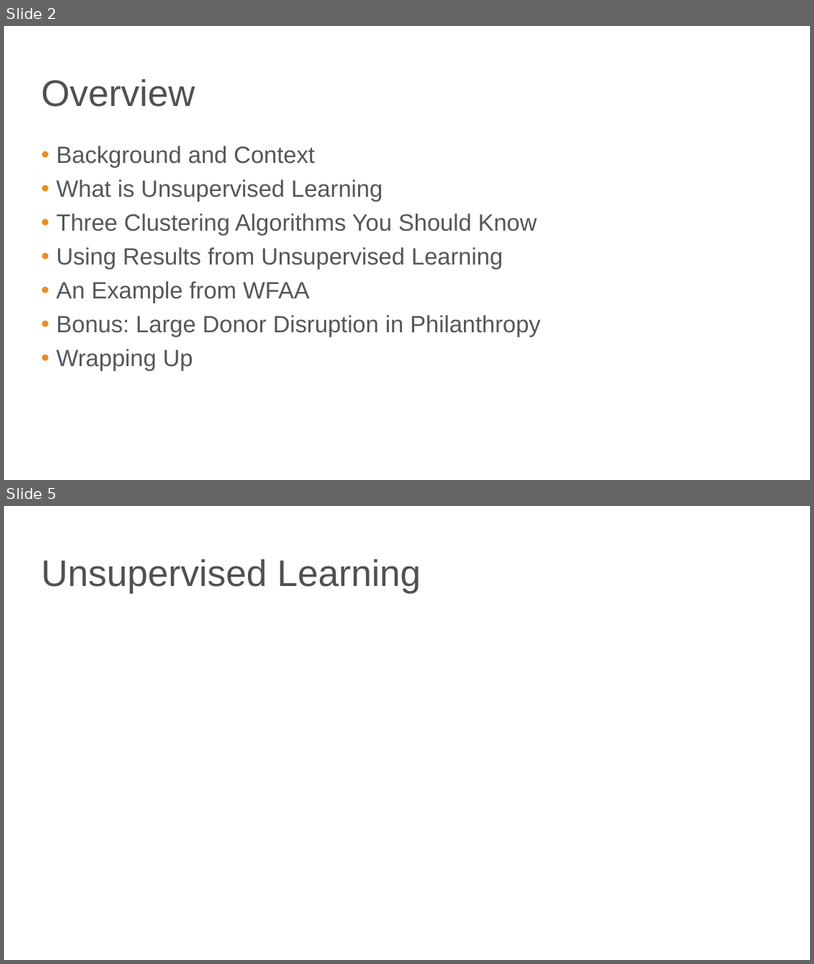
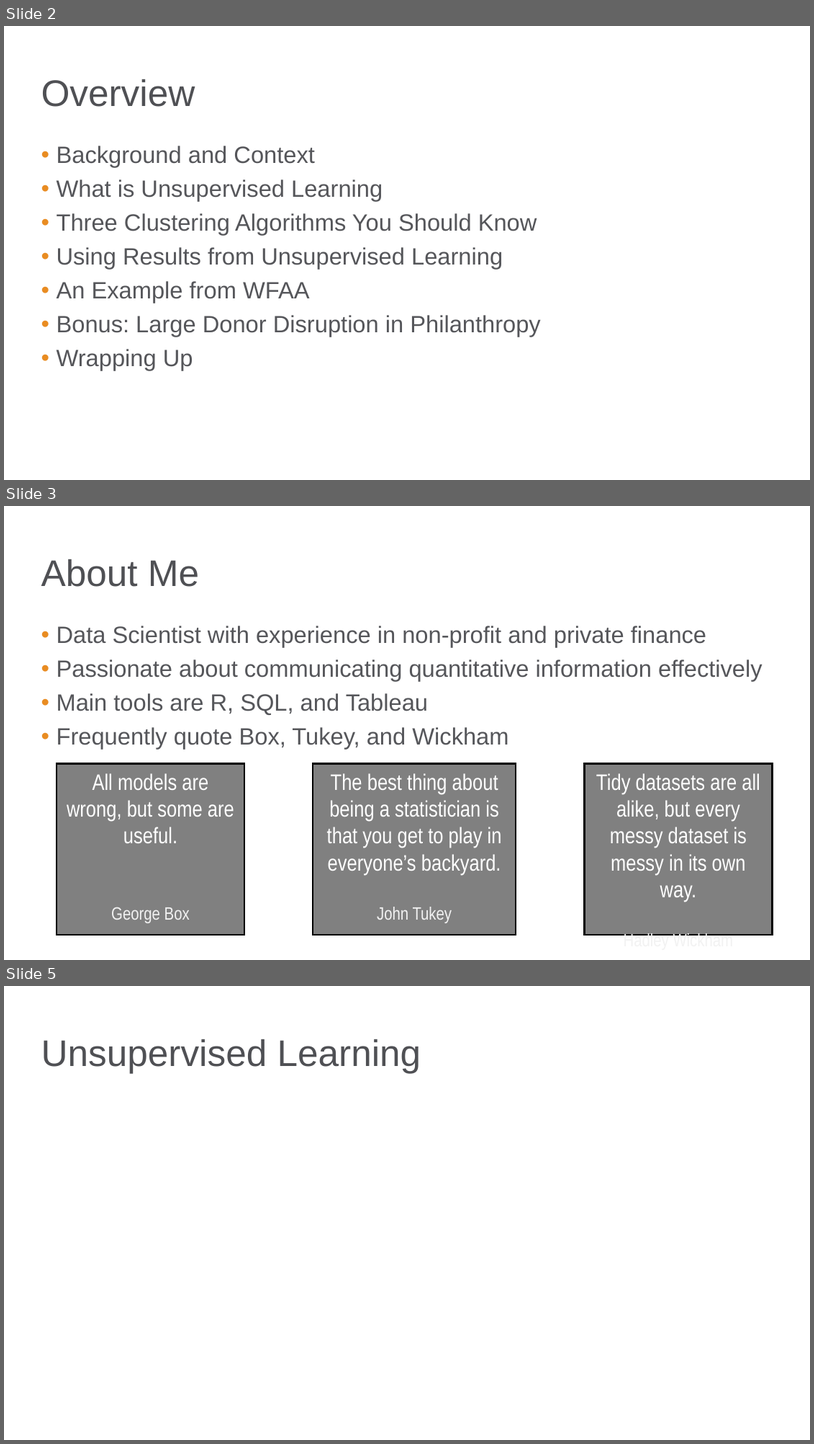
Before and after one commit to bgstieber/APRA-PD-DAS-2019, a slide deck: Generating Insights from Clustering Large Donors - BStieber APRA DAS19.pptx. Shown one above the other, each under a label of ours: slides 2 and 5 before the commit, slides 2, 3 and 5 after it; the slides between them are not shown. The pictures are 814x964 and 814x1444 pixels, drawn with LibreOffice and Linux fonts; fonts in the diff are those of the drawing; background and template pictures are left out. Boxes give left, top, right and bottom in pixels: in the first picture for what was removed or moved away, otherwise in the second. Text is boxed around its words. In the diff, an @@ line names an element or a change of style, - is before the commit and + after.

```diff
--- a/Generating Insights from Clustering Large Donors - BStieber APRA DAS19.pptx
+++ b/Generating Insights from Clustering Large Donors - BStieber APRA DAS19.pptx
@@ slide 3 added at bbox=[4, 506, 810, 960], background picture (left out) @@
@@ title added at bbox=[41, 559, 199, 587], 33 pt, text #4F5054 @@
+About Me
@@ text added at bbox=[57, 626, 763, 749], 21 pt, text #55565A @@
+• Data Scientist with experience in non-profit and private finance
+• Passionate about communicating quantitative information effectively
+• Main tools are R, SQL, and Tableau
+• Frequently quote Box, Tukey, and Wickham
@@ rectangle added at bbox=[57, 763, 244, 934], fill #808080, outline #000000 1.5 pt, 20 pt, text #FFFFFF @@
+All models are wrong, but some are useful.
+George Box
@@ rectangle added at bbox=[313, 763, 516, 934], fill #808080, outline #000000 1.5 pt, 20 pt, text #FFFFFF @@
+The best thing about being a statistician is that you get to play in everyone’s backyard.
+John Tukey
@@ rectangle added at bbox=[584, 763, 772, 934], fill #808080, outline #000000 1.5 pt, 20 pt, text #FFFFFF @@
+Tidy datasets are all alike, but every messy dataset is messy in its own way.
+Hadley Wickham
```
Also in this commit, not shown: 2 slides changed, 4 other slides added, 3 slides removed, 3 other files.
